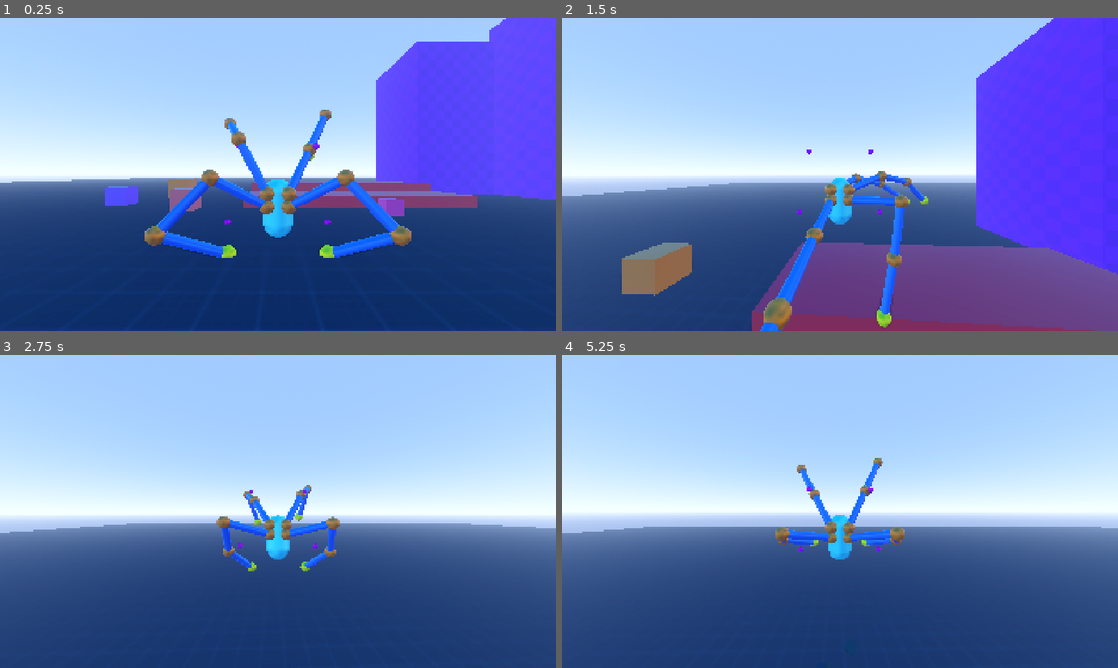
Above: before the commit, frames 1-4 (two rows, left to right).
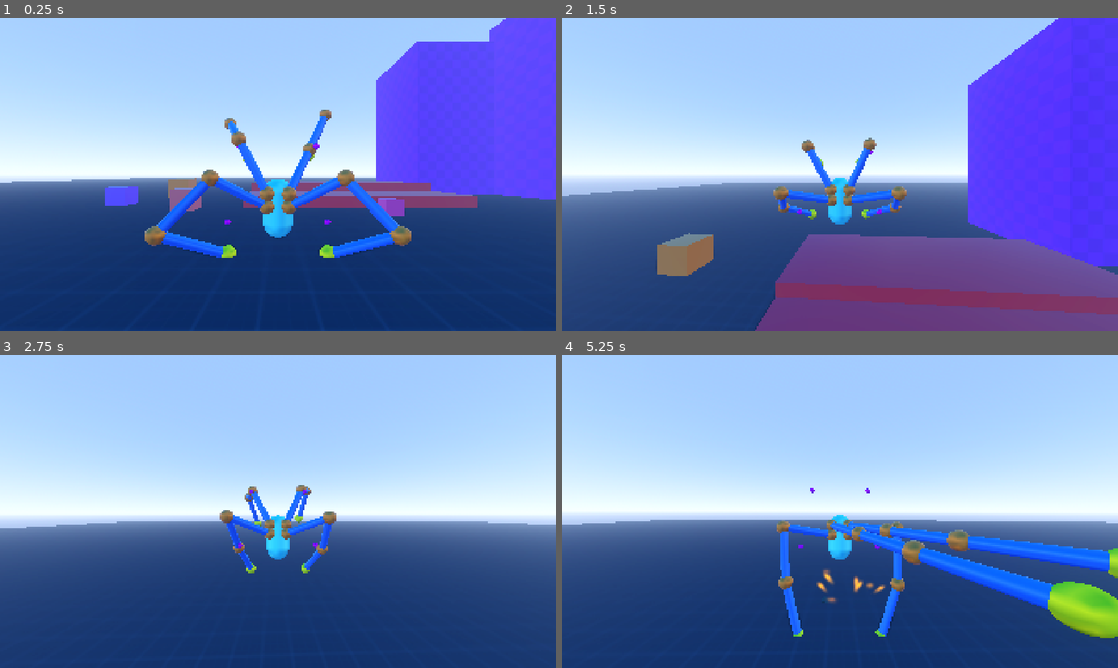
Above: after the commit, the same moments.

Repository: lliamsymonds04/doc-oc
Game: Godot game, scene res://main.tscn
Same seed, same stepped clock (60 frames per second), same inputs: the game is played once before the commit and once after it.
Inputs (mouse positions are in pixels of both pictures, inside the frame that each line leads up to):
- Up to frame 1 (0.25 s): no input
- Up to frame 2 (1.5 s): move the mouse to (867, 174) at 0.52 s; hold Shift (sprint) 0.53-1.28 s; hold W (forward) from 0.53 s (still down); tap Space (jump) at 0.77, 0.8, 1.07, 1.35 s; move the mouse to (812, 174) at 1.27 s
- Up to frame 3 (2.75 s): keep holding W (forward); tap Space (jump) at 1.52, 1.82, 2.3 s; tap Shift (sprint) at 1.55 s; move the mouse to (289, 505) at 2.02 s; hold Shift (sprint) from 2.03 s (still down)
- Up to frame 4 (5.25 s): keep holding W (forward); move the mouse to (834, 517) at 2.77 s; release Shift (sprint) at 2.78 s; tap Shift (sprint) at 2.85, 4.35 s; tap Space (jump) at 3.02, 3.32, 3.6, 3.77, 4.07, 4.52, 4.82 s; move the mouse to (878, 514) at 3.52 s; move the mouse to (795, 508) at 4.27 s; move the mouse to (845, 511) at 5.02 s; hold Shift (sprint) from 5.03 s (still down)

The runs differ from the first frame. In frame 2, 12% of the frame differs, in the area x 1-100%, y 0-100%; in frame 3, 2.3%; in frame 4, 11%.

Commit message:
feat: sprint step multipler so feet keep up with sprinting

Diff:
--- a/systems/inverse_kinematics/basic_arm.gd
+++ b/systems/inverse_kinematics/basic_arm.gd
@@ -26,6 +26,7 @@
 var step_end: Vector3
 var step_normal: Vector3 = Vector3.UP
 var step_progress: float = 0.0
+var step_speed_multiplier: float = 1.0
 
 var _should_emit_landed: bool = true
 var solver: FabrikSolver
@@ -66,18 +67,19 @@
 	var distance := (mount_pos - target_pos).length()
 	return distance > solver.total_length * length_percent
 
-func start_step(to: Vector3, delay := 0.0, surface_normal := Vector3.UP, emit_landed := true) -> void:
+func start_step(to: Vector3, delay := 0.0, surface_normal := Vector3.UP, emit_landed := true, speed_multiplier := 1.0) -> void:
 	is_stepping = true
 	_should_emit_landed = emit_landed
 	step_start = to_global(solver.get_end_effector())
 	step_end = to
-	step_progress = -maxf(delay, 0.0) / step_duration
+	step_progress = -maxf(delay, 0.0) * speed_multiplier / step_duration
 	step_normal = surface_normal
 	solver.floor_normal = _to_local_dir(surface_normal)
 	step_started.emit(step_start, surface_normal)
+	step_speed_multiplier = speed_multiplier
 
 func advance_step(dt: float) -> void:
-	step_progress += dt / step_duration
+	step_progress += dt / step_duration * step_speed_multiplier
 	if step_progress < 0.0:
 		target = to_local(step_start)
 		target_world = step_start
--- a/systems/player/config/grounded_config.gd
+++ b/systems/player/config/grounded_config.gd
@@ -14,4 +14,5 @@
 @export var disalign_angle_deg: float = 2.0
 
 @export_group("Sprint")
-@export var sprint_multiplier: float = 2.0
+@export var sprint_multiplier: float = 1.6
+@export var sprint_speed_step_multiplier: float = 1.4
--- a/systems/player/player.tscn
+++ b/systems/player/player.tscn
@@ -4,17 +4,12 @@
 [ext_resource type="Script" uid="uid://bx1hb1phl5tnq" path="res://systems/player/player_controller.gd" id="1_ktl23"]
 [ext_resource type="Script" uid="uid://bba0h6wxddaoe" path="res://systems/inverse_kinematics/arm_mount.gd" id="2_fqfg4"]
 [ext_resource type="Script" uid="uid://ci0k2wv8n3bhd" path="res://systems/inverse_kinematics/arm_raycast_config.gd" id="2_q27vv"]
-[ext_resource type="Script" path="res://systems/player/config/movement_config.gd" id="4_mv"]
-[ext_resource type="Script" path="res://systems/player/config/hover_config.gd" id="5_hv"]
-[ext_resource type="Script" path="res://systems/player/config/grounded_config.gd" id="6_gr"]
-[ext_resource type="Script" path="res://systems/player/config/air_config.gd" id="7_air"]
-[ext_resource type="Script" path="res://systems/player/config/jump_config.gd" id="8_jmp"]
-[ext_resource type="Script" path="res://systems/player/config/wall_climb_config.gd" id="10_wc"]
-
-[sub_resource type="Resource" id="Resource_dwurs"]
-script = ExtResource("2_q27vv")
-wall_raycast_distance = 3.5
-metadata/_custom_type_script = "uid://ci0k2wv8n3bhd"
+[ext_resource type="Script" uid="uid://e7i48fc1qy5y" path="res://systems/player/config/movement_config.gd" id="4_mv"]
+[ext_resource type="Script" uid="uid://0id6ded7pmn5" path="res://systems/player/config/hover_config.gd" id="5_hv"]
+[ext_resource type="Script" uid="uid://cpgw28xtxlxan" path="res://systems/player/config/grounded_config.gd" id="6_gr"]
+[ext_resource type="Script" uid="uid://m80ltc0jpisw" path="res://systems/player/config/air_config.gd" id="7_air"]
+[ext_resource type="Script" uid="uid://buqeh3cy7x7lh" path="res://systems/player/config/jump_config.gd" id="8_jmp"]
+[ext_resource type="Script" uid="uid://cyvpqtaweo6au" path="res://systems/player/config/wall_climb_config.gd" id="10_wc"]
 
 [sub_resource type="Resource" id="Resource_movement"]
 script = ExtResource("4_mv")
@@ -34,6 +29,11 @@
 [sub_resource type="Resource" id="Resource_wallclimb"]
 script = ExtResource("10_wc")
 
+[sub_resource type="Resource" id="Resource_dwurs"]
+script = ExtResource("2_q27vv")
+wall_raycast_distance = 3.5
+metadata/_custom_type_script = "uid://ci0k2wv8n3bhd"
+
 [sub_resource type="CapsuleShape3D" id="CapsuleShape3D_m2c1y"]
 
 [sub_resource type="StandardMaterial3D" id="StandardMaterial3D_ktl23"]
@@ -51,7 +51,6 @@
 [node name="Player" type="CharacterBody3D" unique_id=1831706131 node_paths=PackedStringArray("arm_mounts", "leg_mounts")]
 collision_layer = 2
 script = ExtResource("1_ktl23")
-jump_velocity = 1000.0
 movement = SubResource("Resource_movement")
 hover = SubResource("Resource_hover")
 grounded = SubResource("Resource_grounded")
@@ -72,7 +71,8 @@
 script = ExtResource("1_2anqx")
 sensitivity = 0.04
 
-[node name="CameraShakePivot" type="Node3D" parent="CameraController"]
+[node name="CameraShakePivot" type="Node3D" parent="CameraController" unique_id=214600169]
+physics_interpolation_mode = 2
 
 [node name="Camera3D" type="Camera3D" parent="CameraController/CameraShakePivot" unique_id=1441241849]
 
--- a/systems/player/states/grounded_state.gd
+++ b/systems/player/states/grounded_state.gd
@@ -48,7 +48,9 @@
 				mount.sync_from_arm()
 
 func exit() -> void:
-	_set_arms_as_legs(false)
+	if is_sprinting:
+		is_sprinting = false
+		_set_arms_as_legs(false)
 
 func physics_update(dt: float) -> void:
 	var p := player
@@ -195,7 +197,11 @@
 				best_arm_hit_pos = mount.step_target
 
 	if best_arm != null:
-		best_arm.start_step(best_arm_hit_pos)
+		var step_speed_mult := 1.0
+		if is_sprinting:
+			step_speed_mult = p.grounded.sprint_speed_step_multiplier
+
+		best_arm.start_step(best_arm_hit_pos, 0.0, Vector3.UP, true, step_speed_mult)
 
 	var probe_hits := p.mount_prober.get_leg_probe_hits()
 	if probe_hits.size() == 0  and grounded_debounce <= 0.0:
